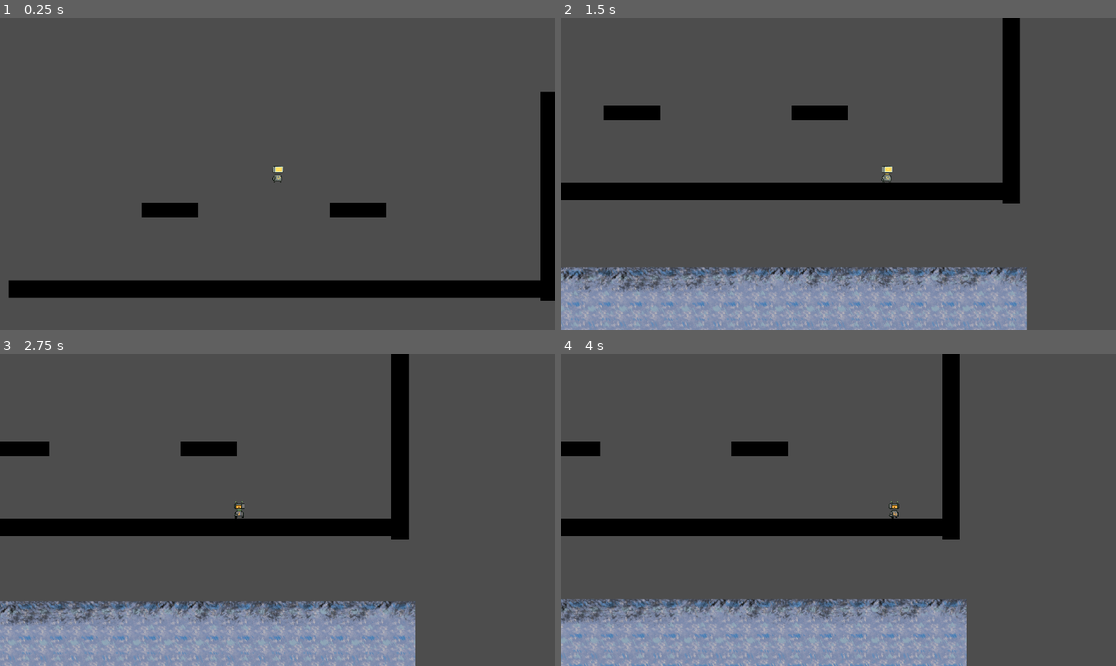
Above: before the commit, frames 1-4 (two rows, left to right).
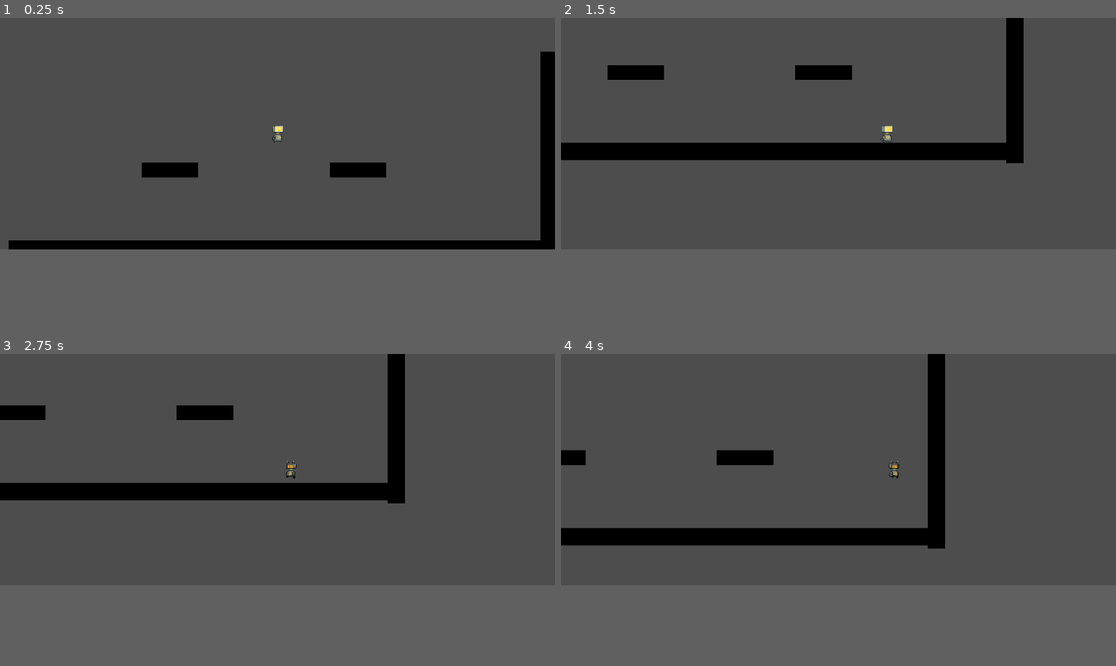
Above: after the commit, the same moments.

Repository: BenjaminWootten/speedjam-4
Game: Godot game, scene res://test_level.tscn
The game is run twice, just before and just after one commit, with the same random seed, the same clock (stepped at 60 frames per second) and the same inputs.
Inputs (mouse positions are in pixels of both pictures, inside the frame that each line leads up to):
- Up to frame 1 (0.25 s): no input
- Up to frame 2 (1.5 s): move the mouse to (960, 158) at 0.52 s; hold D (right) from 0.53 s (still down); click (960, 158) at 0.6 s; tap W (up) at 0.77 s; move the mouse to (727, 189) at 1.27 s; click (727, 189) at 1.35 s
- Up to frame 3 (2.75 s): tap W (up) at 1.52 s; move the mouse to (333, 441) at 2.02 s; release D (right) at 2.03 s; hold A (left) from 2.03 s (still down); click (333, 441) at 2.1 s
- Up to frame 4 (4 s): move the mouse to (810, 572) at 2.77 s; release A (left) at 2.78 s; hold D (right) from 2.78 s (still down); click (810, 572) at 2.85 s; tap W (up) at 3.02, 3.77 s; move the mouse to (1005, 556) at 3.52 s; click (1005, 556) at 3.6 s
In our replay, the window is 799x449 before the commit and 799x333 after it. These sizes can differ from the game's own. Grey fills any space a smaller window leaves; there, only what the larger window draws over its background counts as a difference.

The runs differ from the first frame. In frame 1, 11% of the frame differs, in the area x 1-100%, y 10-91%; in frame 2, 28%, in the area x 0-84%, y 0-100%; in frame 3, 26%; in frame 4, 23%.

Commit message:
grapple really almost working

Diff:
--- a/grapple.gd
+++ b/grapple.gd
@@ -2,10 +2,19 @@
 
 @onready var ray = $RayCast2D
 
+var moveable = true
 
 # Called every frame. 'delta' is the elapsed time since the previous frame.
 func _process(delta):
-	look_at(get_global_mouse_position())
+	if moveable:
+		look_at(get_global_mouse_position())
 
 func get_ray_collision_point():
-	return ray.get_collision_point()
+	if not ray.is_colliding(): return
+	var collision = ray.get_collision_point()
+	if collision:
+		moveable = false
+	return collision
+
+func release_grapple():
+	moveable = true
--- a/grapple.tscn
+++ b/grapple.tscn
@@ -9,6 +9,7 @@
 [node name="RayCast2D" type="RayCast2D" parent="."]
 rotation = -1.5708
 target_position = Vector2(0, 200)
+collision_mask = 2
 
 [node name="Sprite2D" type="Sprite2D" parent="."]
 texture_filter = 1
--- a/project.godot
+++ b/project.godot
@@ -18,8 +18,7 @@
 [display]
 
 window/size/viewport_width=1920
-window/size/viewport_height=1080
-window/size/mode=3
+window/size/viewport_height=800
 window/size/resizable=false
 
 [input]
--- a/robot.gd
+++ b/robot.gd
@@ -28,7 +28,7 @@
 		velocity.y = JUMP_VELOCITY
 
 	if Input.is_action_just_pressed("grapple"):
-		# If grappling ray collides, grapple
+		# If grappling ray collides, initiate grapple
 		var collision = grapple.get_ray_collision_point()
 		if collision:
 			grappling = true
@@ -37,6 +37,7 @@
 
 	if Input.is_action_just_released("grapple"):
 		grappling = false
+		grapple.release_grapple()
 
 	if grappling:
 		swing(delta)
--- a/test_level.tscn
+++ b/test_level.tscn
@@ -19,6 +19,7 @@
 [node name="StaticBody2D" type="StaticBody2D" parent="."]
 position = Vector2(557, 597)
 scale = Vector2(4.44, 2)
+collision_layer = 3
 
 [node name="CollisionShape2D" type="CollisionShape2D" parent="StaticBody2D"]
 shape = SubResource("RectangleShape2D_od1j2")
@@ -33,6 +34,7 @@
 position = Vector2(1481, 278)
 rotation = 1.5708
 scale = Vector2(1.69953, -2.02094)
+collision_layer = 3
 
 [node name="CollisionShape2D" type="CollisionShape2D" parent="StaticBody2D4"]
 shape = SubResource("RectangleShape2D_od1j2")
@@ -46,6 +48,7 @@
 [node name="StaticBody2D2" type="StaticBody2D" parent="."]
 position = Vector2(171, 328)
 scale = Vector2(0.460346, -1.69316)
+collision_layer = 3
 
 [node name="CollisionShape2D" type="CollisionShape2D" parent="StaticBody2D2"]
 shape = SubResource("RectangleShape2D_od1j2")
@@ -59,6 +62,7 @@
 [node name="StaticBody2D3" type="StaticBody2D" parent="."]
 position = Vector2(821, 328)
 scale = Vector2(0.460346, -1.69316)
+collision_layer = 3
 
 [node name="CollisionShape2D" type="CollisionShape2D" parent="StaticBody2D3"]
 shape = SubResource("RectangleShape2D_od1j2")
@@ -70,3 +74,4 @@
 texture = ExtResource("2_58my3")
 
 [node name="Area2D" parent="." instance=ExtResource("3_bkoy2")]
+visible = false
